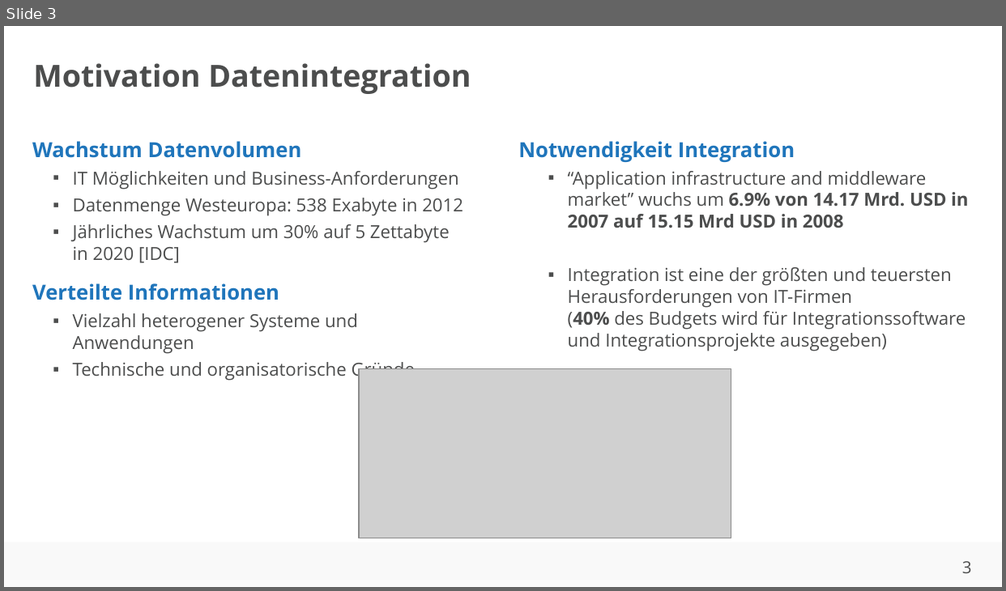
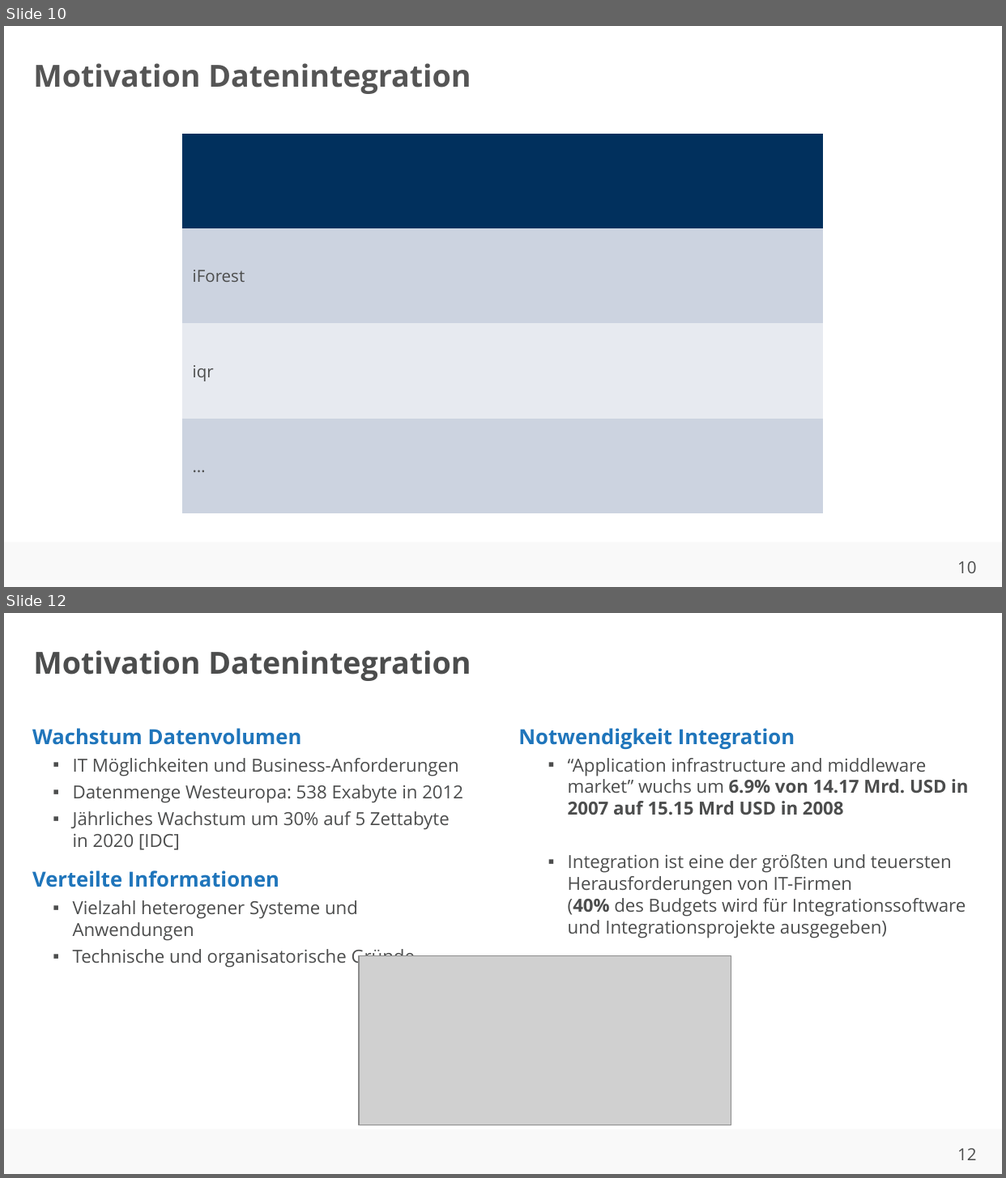
Before and after one commit to ahndavin/Abschlussarbeit_Bachelor, a slide deck: Kolloquium/Kolloquium.pptx. Shown one above the other, each under a label of ours: slide 3 before the commit, slides 10 and 12 after it; the slides between them are not shown. The pictures are 1006x591 and 1006x1178 pixels, drawn with LibreOffice and Linux fonts; fonts in the diff are those of the drawing; grey boxes stand for pictures; background and template pictures are left out. Boxes give left, top, right and bottom in pixels: in the first picture for what was removed or moved away, otherwise in the second. Text is boxed around its words. In the diff, an @@ line names an element or a change of style, - is before the commit and + after.

```diff
--- a/Kolloquium/Kolloquium.pptx
+++ b/Kolloquium/Kolloquium.pptx
@@ slide 10 added at bbox=[4, 26, 1002, 587], background #FFFFFF; not listed: 2 template elements that a slide beside it also shows @@
@@ title added at bbox=[33, 63, 471, 94], 22 pt, text #555555, bold @@
+Motivation Datenintegration
@@ table added at bbox=[183, 134, 825, 513], 4 rows, 10 columns @@
+ |  |  |  |  |  |  |  |  | 
+iForest |  |  |  |  |  |  |  |  | 
+iqr |  |  |  |  |  |  |  |  | 
+… |  |  |  |  |  |  |  |  | 
@@ what was slide 3 is now slide 12 @@
@@ page number at bbox=[957, 1148, 976, 1161]: text changed @@
-3
+12
```
Also in this commit, not shown: 14 other slides added, 1 slide removed, 3 other files.
